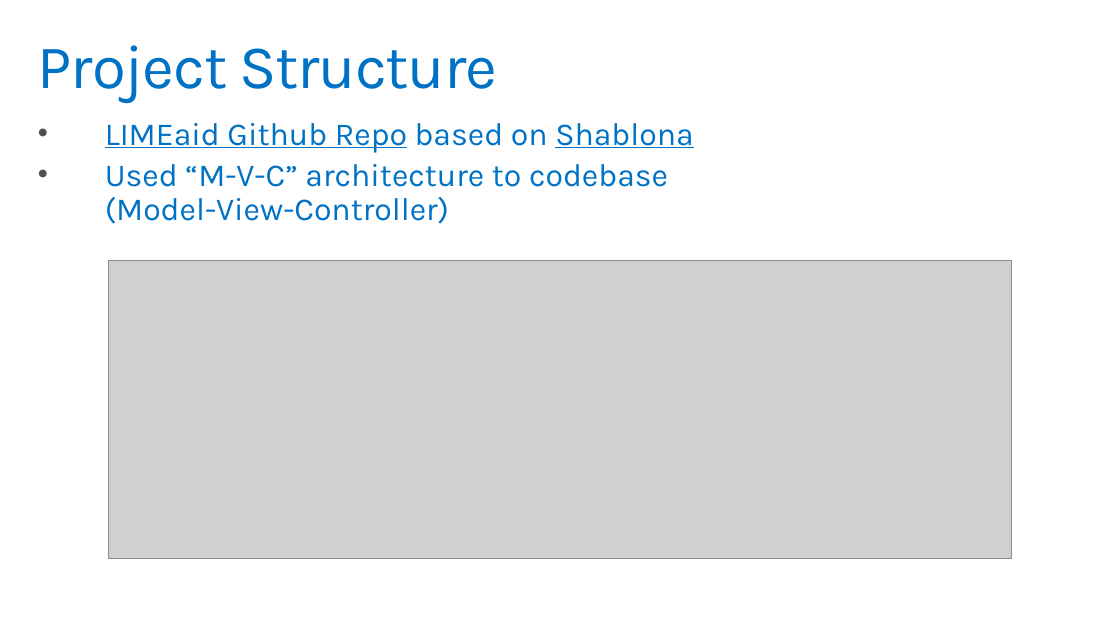
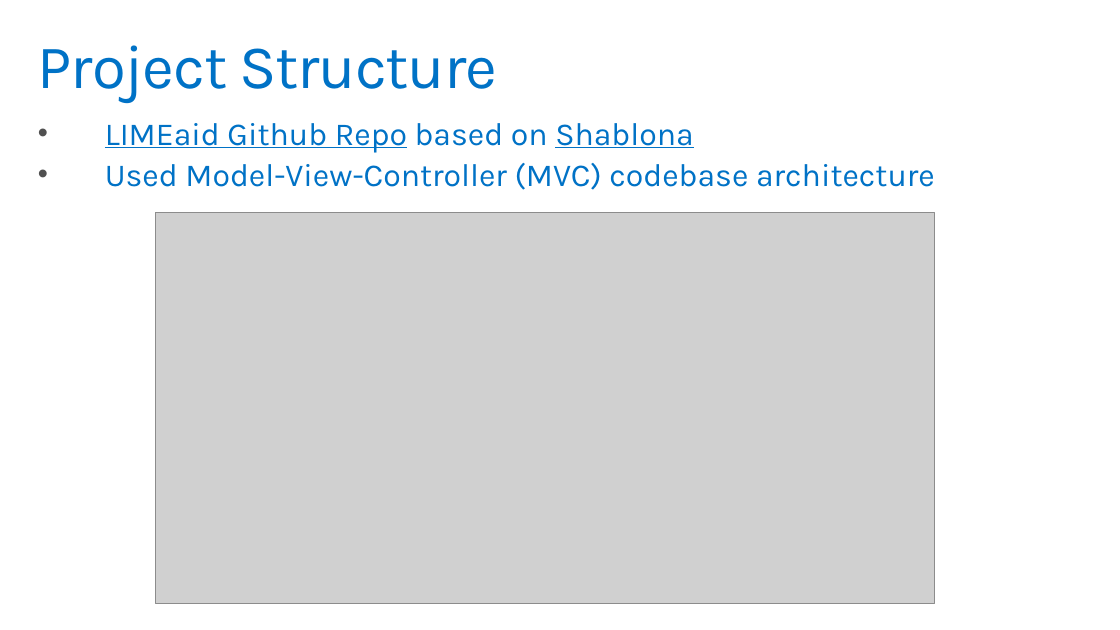
Before and after one commit to PKing70/LIMEaid, a slide deck: slide 9 of docs/LIMEaid_Final.pptx. Drawn at 1120x630 pixels with LibreOffice and Linux fonts; fonts in the diff are those of the drawing; grey boxes stand for pictures; background and template pictures are left out. Boxes give left, top, right and bottom in pixels: in the first picture for what was removed or moved away, otherwise in the second. Text is boxed around its words. In the diff, an @@ line names an element or a change of style, - is before the commit and + after.

Commit message:
Revisions to presentation
Typos, links to Education example, no decision tree, flow chart font size, latest repo and notebook screenshots

```diff
--- a/docs/LIMEaid_Final.pptx
+++ b/docs/LIMEaid_Final.pptx
@@ text at [105,163,935,190]: text changed @@
-• Used “M-V-C” architecture to codebase
-  (Model-View-Controller)
+• Used Model-View-Controller (MVC) codebase architecture
@@ picture: place and size @@
-picture at [109,260,1012,558]
+picture at [155,212,935,604]
```
Also in this commit, not shown: 6 other slides changed, 1 other file.
